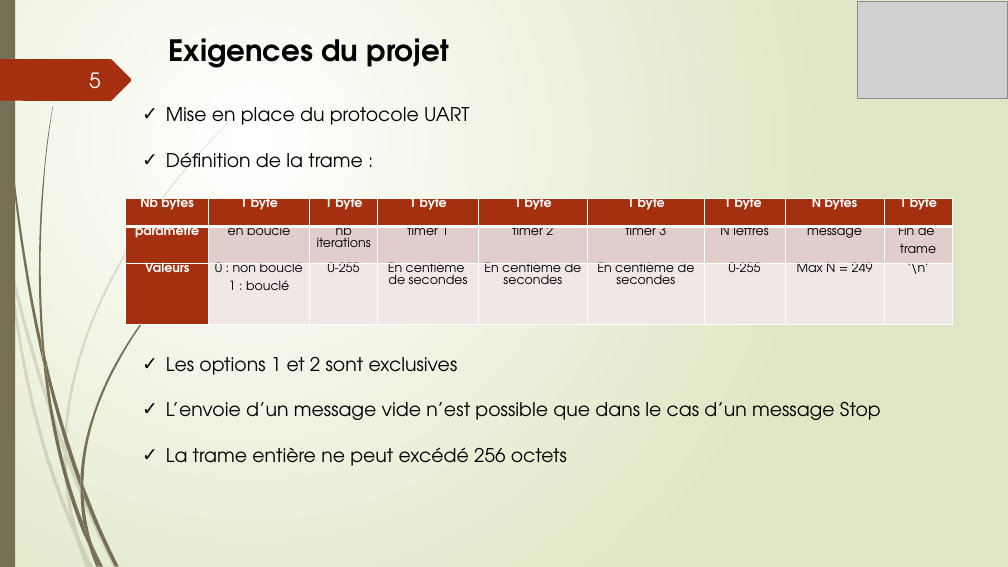
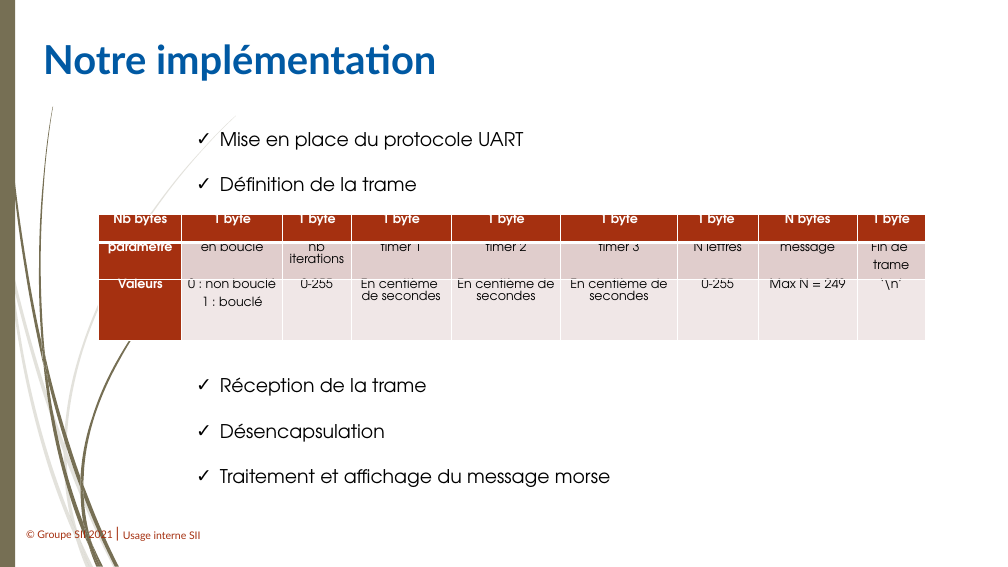
Before and after one commit to FufuAkuseru/TP-morse, a slide deck: slide 9 of Projet Morse.pptx (slide 5 before the commit). Drawn at 1008x567 pixels with LibreOffice and Linux fonts; fonts in the diff are those of the drawing; grey boxes stand for pictures; background and template pictures are left out. Boxes give left, top, right and bottom in pixels: in the first picture for what was removed or moved away, otherwise in the second. Text is boxed around its words. In the diff, an @@ line names an element or a change of style, - is before the commit and + after.

```diff
--- a/Projet Morse.pptx
+++ b/Projet Morse.pptx
@@ background gradient #FFFFFF to #DFE8C4 to #FFFFFF @@
@@ picture removed at box(858, 1, 1007, 98) @@
@@ freeform shape removed at box(0, 59, 132, 101) @@
@@ text added at box(43, 44, 436, 81), 38 pt, text #0059A3, bold @@
+Notre implémentation
@@ text removed at box(168, 38, 449, 68) @@
-Exigences du projet
@@ page number removed at box(89, 72, 101, 89) @@
-5
@@ text removed at box(166, 107, 881, 466) @@
-✓ Mise en place du protocole UART
-✓ Définition de la trame :
-✓ Les options 1 et 2 sont exclusives
-✓ L’envoie d’un message vide n’est possible que dans le cas d’un message Stop
-✓ La trame entière ne peut excédé 256 octets
@@ text added at box(220, 132, 523, 192), 18 pt, text #000000 @@
+✓ Mise en place du protocole UART
+✓ Définition de la trame
@@ table: place and size @@
-table at box(126, 199, 953, 421)
+table at box(99, 215, 926, 340)
@@ text added at box(220, 377, 611, 487), 18 pt, text #000000 @@
+✓ Réception de la trame
+✓ Désencapsulation
+✓ Traitement et affichage du message morse
@@ text added at box(37, 529, 113, 541), 10 pt, text #A53010 @@
+© Groupe SII 2021 |
@@ text added at box(123, 531, 201, 541), 10 pt, text #A53010 @@
+Usage interne SII
```
Also in this commit, not shown: 4 other slides changed, 4 slides added.
